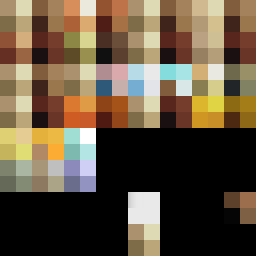
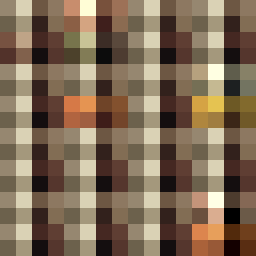
Layered file, before and after one edit (256×256). Changes by layer:
removed layer "Layer 15 copy" over (0, 128, 64, 160)
removed layer "Layer 15" over (32, 160, 64, 192)
removed layer "Layer 14" over (0, 128, 96, 192)
removed layer "Layer 13" over (0, 128, 256, 256)
removed layer "Layer 12 copy 3" over (0, 0, 256, 256)
removed layer "Layer 12 copy 2" over (0, 0, 256, 256)
added layer "Layer 11 copy 4" above "Layer 7 copy 4" over (0, 0, 256, 256)
added layer "Layer 7 copy 4" above "Layer 7 copy" over (0, 0, 256, 256)
added layer "Layer 7 copy" above "Background" over (0, 0, 256, 256)
